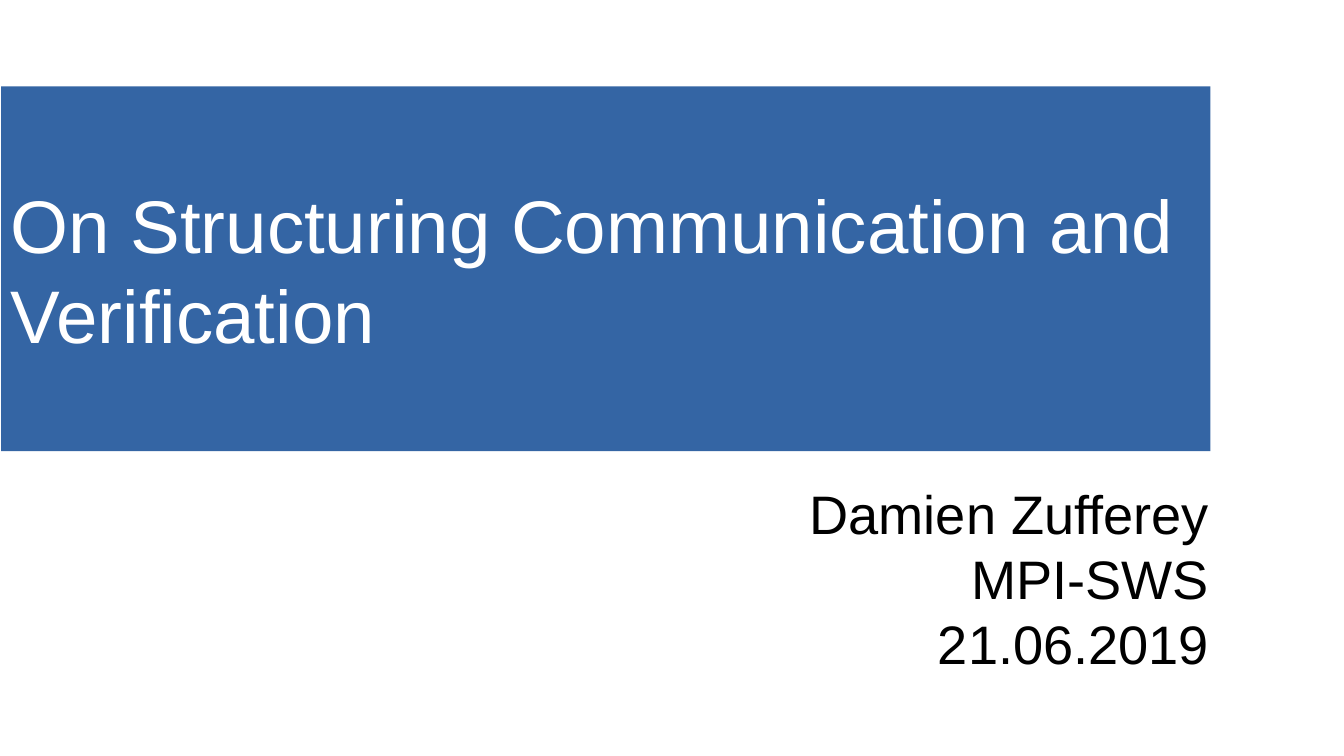
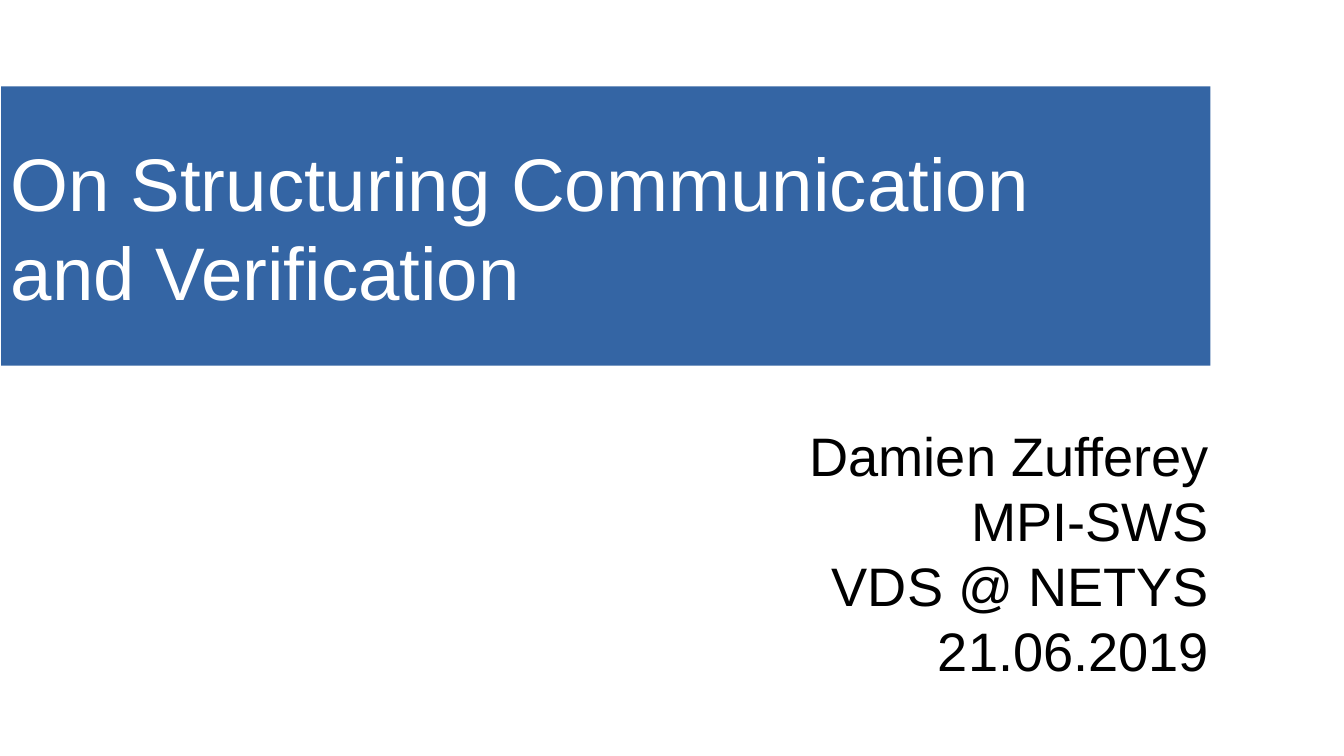
Before and after one commit to dzufferey/presentations, a slide deck: slide 1 of 2019_06_21_VDS/On_Structuring_Communication_and_Verification.odp. Drawn at 1344x756 pixels with LibreOffice and Linux fonts; fonts in the diff are those of the drawing; background and template pictures are left out. Boxes give left, top, right and bottom in pixels: in the first picture for what was removed or moved away, otherwise in the second. Text is boxed around its words. In the diff, an @@ line names an element or a change of style, - is before the commit and + after.

```diff
--- a/2019_06_21_VDS/On_Structuring_Communication_and_Verification.odp
+++ b/2019_06_21_VDS/On_Structuring_Communication_and_Verification.odp
@@ title "On Structuring Communication and Verification": place and size @@
-title "On Structuring Communication and Verification" at [1,87,1211,451]
+title "On Structuring Communication and Verification" at [1,87,1211,366]
@@ subtitle "Damien Zufferey": place and size @@
-subtitle "Damien Zufferey" at [809,494,1209,665]
+subtitle "Damien Zufferey" at [809,436,1209,672]
@@ subtitle at [832,568,1209,607]: paragraph added @@
+VDS @ NETYS
```
Also in this commit, not shown: 9 other slides changed, 1 slide added, 2 slides removed.
